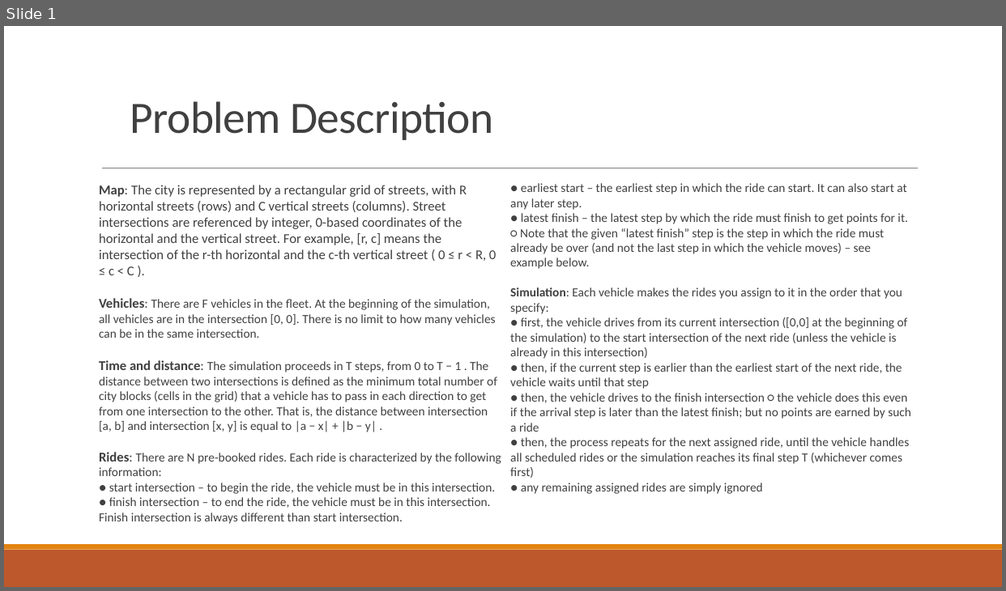
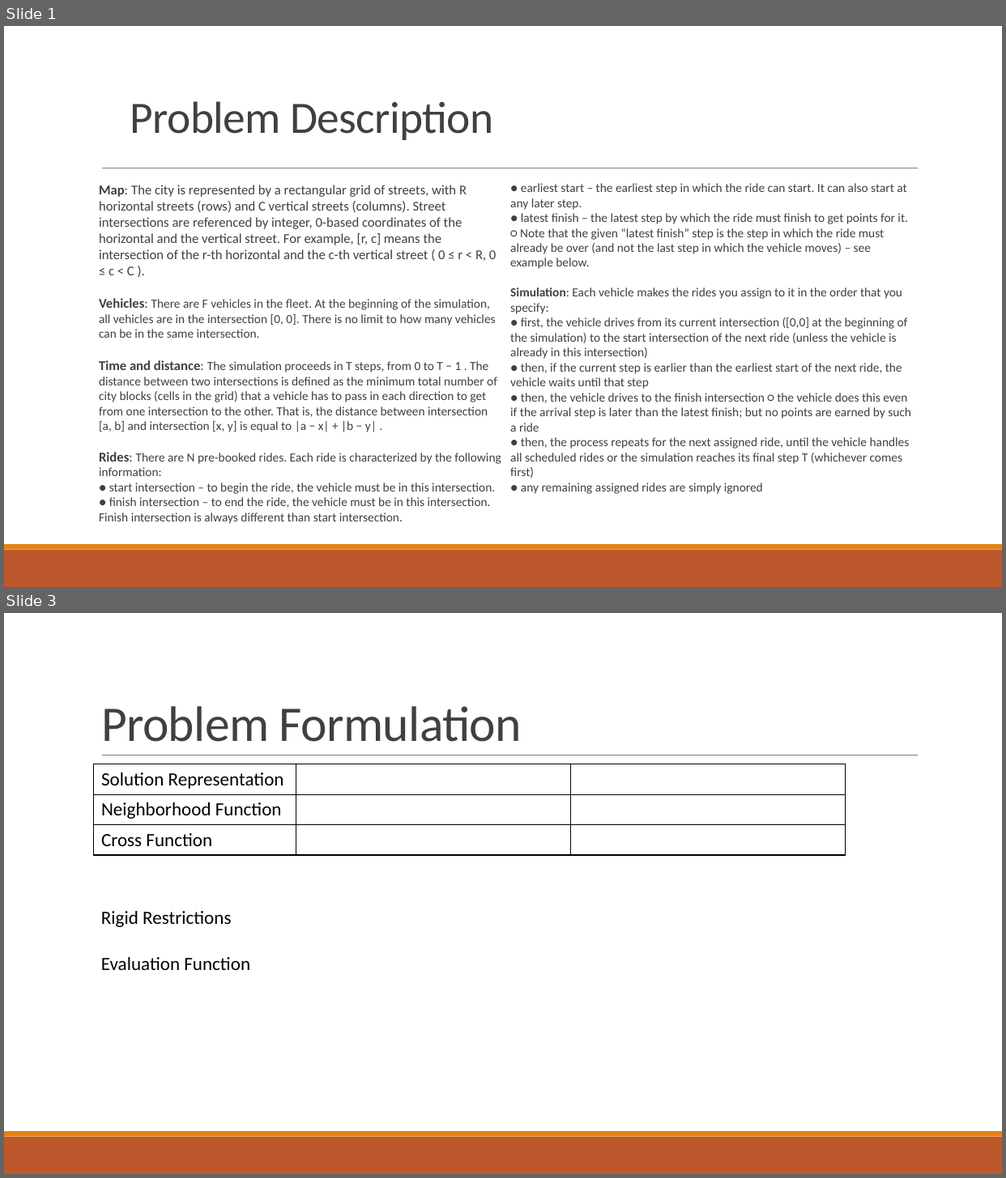
Before and after one commit to motapinto/feup-IART, a slide deck: Projects/P1/doc/IART01.pptx. Shown one above the other, each under a label of ours: slide 1 before the commit, slides 1 and 3 after it; the slides between them are not shown. The pictures are 1006x591 and 1006x1178 pixels, drawn with LibreOffice and Linux fonts; fonts in the diff are those of the drawing. Boxes give left, top, right and bottom in pixels: in the first picture for what was removed or moved away, otherwise in the second. Text is boxed around its words. In the diff, an @@ line names an element or a change of style, - is before the commit and + after.

```diff
--- a/Projects/P1/doc/IART01.pptx
+++ b/Projects/P1/doc/IART01.pptx
@@ slide 3 added at bbox=[4, 613, 1002, 1174], background #FFFFFF; not listed: 3 template elements that a slide beside it also shows @@
@@ title added at bbox=[101, 706, 522, 742], 48 pt, text #404040 @@
+Problem Formulation
@@ table added at bbox=[94, 764, 846, 855], 3 rows, 3 columns @@
+Solution Representation |  | 
+Neighborhood Function |  | 
+Cross Function |  | 
@@ text added at bbox=[101, 911, 231, 927], 18 pt, text #000000 @@
+Rigid Restrictions
@@ text added at bbox=[101, 957, 250, 970], 18 pt, text #000000 @@
+Evaluation Function
```
Also in this commit, not shown: 1 slide changed, 1 other slide added, 3 other files.
